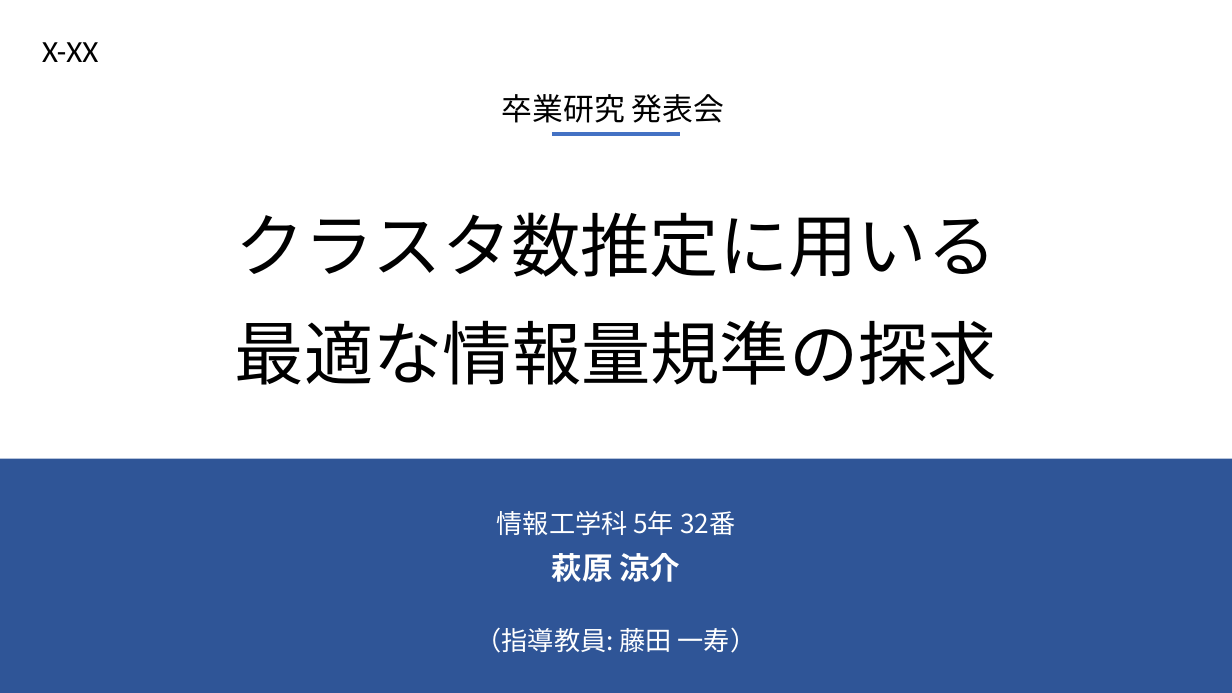
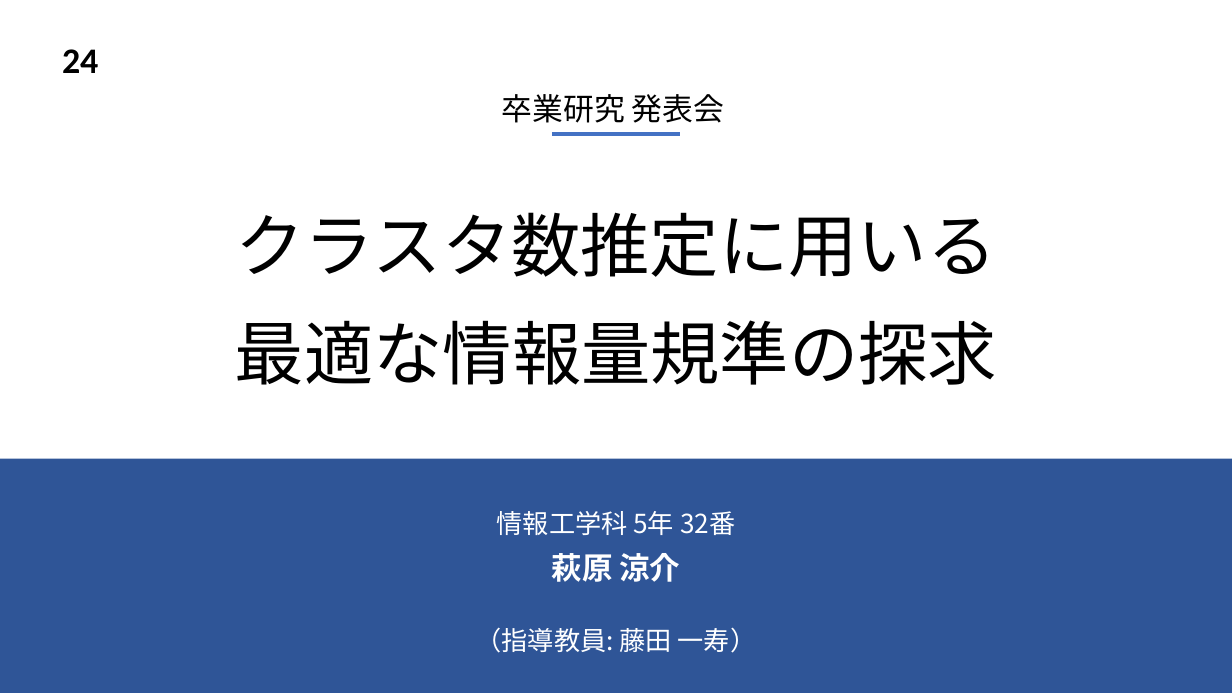
Before and after one commit to raryosu/graduation-research, a slide deck: slide 1 of docs/final-presen/final_hagihara.pptx. Drawn at 1232x693 pixels with LibreOffice and Linux fonts; fonts in the diff are those of the drawing. Boxes give left, top, right and bottom in pixels: in the first picture for what was removed or moved away, otherwise in the second. Text is boxed around its words. In the diff, an @@ line names an element or a change of style, - is before the commit and + after.

```diff
--- a/docs/final-presen/final_hagihara.pptx
+++ b/docs/final-presen/final_hagihara.pptx
@@ text at <box>62,49,98,73</box>: text changed; size 24 to 28 pt; bold on @@
-X-XX
+24
```
Also in this commit, not shown: 7 other slides changed.
